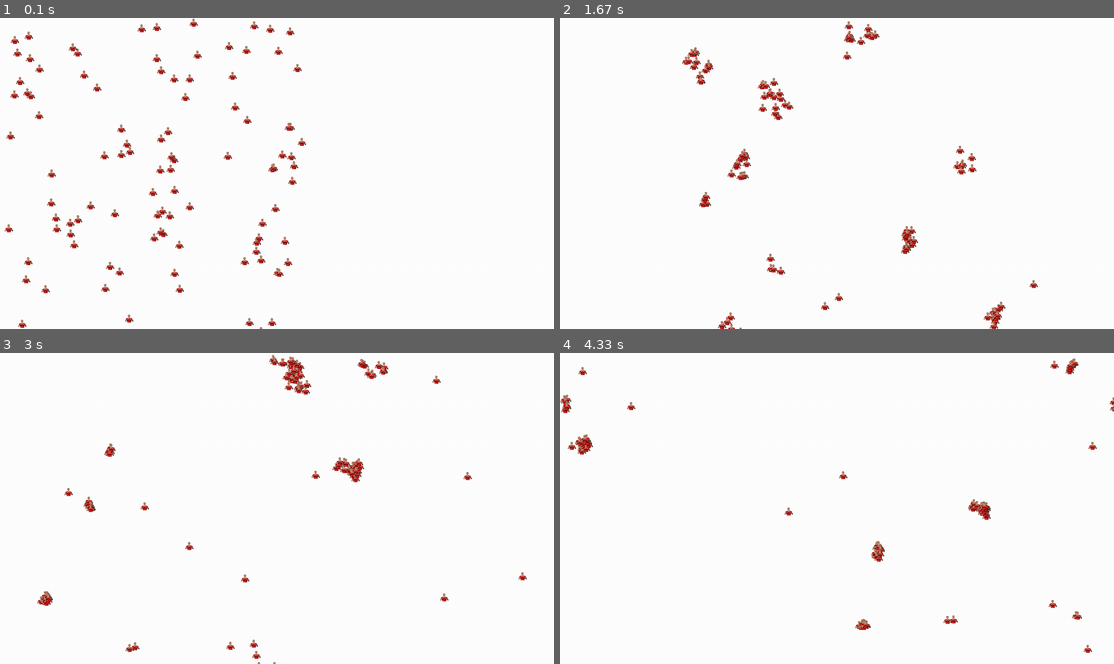
Above: before the commit, frames 1-4 (two rows, left to right).
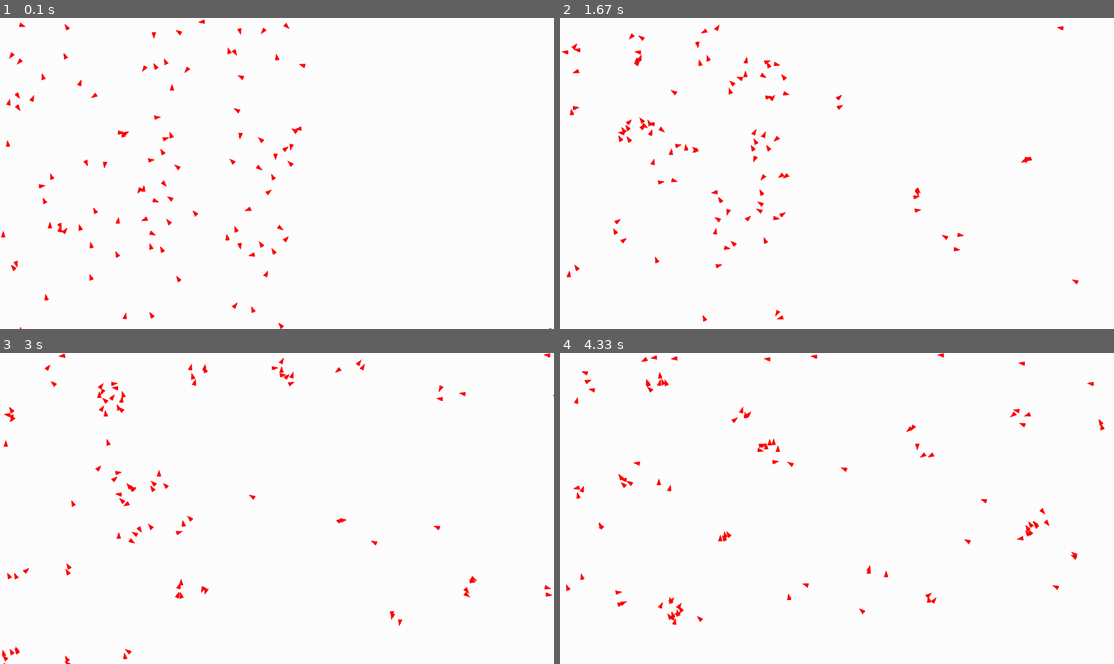
Above: after the commit, the same moments.

Repository: air4den/boids
Game: pygame game, started from main.py
Same seed, same stepped clock (60 frames per second), same inputs: the game is played once before the commit and once after it.
Inputs:
- Up to frame 1 (0.1 s): no input
- Up to frame 2 (1.67 s): no input
- Up to frame 3 (3 s): no input
- Up to frame 4 (4.33 s): no input

The runs differ from the first frame. In frame 1, 3.4% of the frame differs, in the area x 0-100%, y 0-100%; in frame 2, 2.8%; in frame 3, 2.4%; in frame 4, 2.1%.

Commit message:
Fixed boid heading. Changed boid shape to triangle. Adjusted velocity for positive y as down direction.

Diff:
--- a/main.py
+++ b/main.py
@@ -4,32 +4,39 @@
 
 SCREEN_HEIGHT = 1280
 SCREEN_WIDTH = 720
+FRAMERATE = 24
+
 NUM_BOIDS = 100
-SPEED_INIT = 15
-SPEED_MAX = 15
+SPEED_INIT = 10
+SPEED_MAX = 12
 SPEED_MIN = 3
 
-FACTOR_MATCHING_NEARBY_VEL = 0.1
-FACTOR_CENTERING = 0.1
-FACTOR_AVOID = 0.01
-MIN_AVOID_DISTANCE = 15
-SIGHT_RANGE = 70
+FACTOR_MATCHING_NEARBY_VEL = 0.05
+FACTOR_CENTERING = 0.05
+FACTOR_AVOID = 0.15
+MIN_AVOID_DISTANCE = 10
+SIGHT_RANGE = 60
 
 pygame.init()
 screen = pygame.display.set_mode((SCREEN_HEIGHT, SCREEN_WIDTH))
-clock = pygame.time.Clock();
+clock = pygame.time.Clock()
 running = True
 
-# initial list of boids
+# initi list of boids
 # TODO switch back to sprite group
 boids = []
+
+# initialize boid sprite PyGame Surface
+init_triangle = pygame.Surface([15,10])
+init_triangle.set_colorkey('black')
+pygame.draw.polygon(init_triangle, 'red', [[0,0], [15,5], [0,10]])     # initially points in direction (1,0)
 
 # TODO: obstacles
 
 def init_boids():
     for i in range(NUM_BOIDS):
         pos = pygame.Vector2(random.randint(0, SCREEN_WIDTH), random.randint(0, SCREEN_HEIGHT))
-        vel = pygame.Vector2(random.randint(0, SPEED_MAX), random.randint(0, SPEED_MAX))
+        vel = pygame.Vector2(random.randint(-SPEED_MAX, SPEED_MAX), random.randint(-SPEED_MAX, SPEED_MAX))
         b = Boid(pos, vel)
         boids.append(b)
     return
@@ -43,12 +50,18 @@
 
     for b in boids:
         v1 = flyToCenter(b)
-        v2 = noCrashing(b)
+        v2 = avoidOtherBoids(b)
         v2 = matchNearbyVel(b)
 
-        b.vel += v1 + v2 + v3
+        v1adj = pygame.Vector2(v1.x, -v1.y)
+        v2adj = pygame.Vector2(v2.x, -v2.y)
+        v3adj = pygame.Vector2(v3.x, -v3.y)
+
+        b.vel += v1adj + v2adj + v3adj
         limitVel(b)
-        b.pos += b.vel
+        b.update_boid_heading()
+        b.pos.x += b.vel.x
+        b.pos.y -= b.vel.y
 
         # Pacman border
         if b.pos.x > 1280:
@@ -60,9 +73,11 @@
         if b.pos.y > 720:
             b.pos.y -= 720
 
-        print(f'x,y: {b.pos.x},{b.pos.y}')
-        print(f'angle: {b.angle}')
-        b.update()
+        print(f'x: {b.pos.x} | y: {b.pos.y}')
+        print(f'vel x: {b.vel.x} | vel y: {b.vel.y}')
+
+        print(f'angle {b.heading}')
+
 
 # Rules
 def flyToCenter(b):
@@ -83,7 +98,7 @@
 
     return (center - b.pos) * FACTOR_CENTERING
 
-def noCrashing(b):
+def avoidOtherBoids(b):
 
     # Direction vector
     c = pygame.Vector2((0,0))
@@ -93,11 +108,14 @@
         if (bd != b):
             dist = pygame.Vector2(b.pos - bd.pos)
             if (abs(dist.length()) < MIN_AVOID_DISTANCE):
-                c += (b.pos - bd.pos)
+                c += -(b.pos - bd.pos)
 
     return c * FACTOR_AVOID
 
 def matchNearbyVel(b):
+    if (NUM_BOIDS <= 1):
+        return pygame.Vector2(0,0)
+
     # Percieved Velocity Vector
     vPV = pygame.Vector2()
 
@@ -120,27 +138,23 @@
 
 
 class Boid(pygame.sprite.Sprite):
+    # TODO Fix negaive/positive y coordiates when calculating velocity
     def __init__(self, pos, vel):
         pygame.sprite.Sprite.__init__(self)
 
         self.pos = pos
         self.vel = vel
-        # TODO heading <== angle
-        self.angle = -math.degrees(math.atan2(vel.y, vel.x)) - 45     # calculates angle from vel & conv to degrees
 
-        image = pygame.image.load("darwizzy.png")
-        self.image = pygame.transform.scale_by(image, 0.05)
-        #self.image = pygame.Surface([15,10], pygame.SRCALPHA).convert()
-        #self.image.fill('red')
-        self.rect = self.image.get_rect(center = (pos.x, pos.y))
+        # Set Sprite image as Triangle
+        # Heading - point boid in direction of vel vector
+        self.heading = math.degrees(math.atan2(vel.y, vel.x))               # calculates angle from vel & conv to degrees
+        self.image = pygame.transform.rotate(init_triangle.convert_alpha(), self.heading)
+        self.rect = self.image.get_rect(center = (pos.x, pos.y))            # sets boid's center
 
-    # TODO fix angle rotation
-    def update(self):
-        self.angle = -math.degrees(math.atan2(self.vel.y, self.vel.x)) - 90
-        dangle =  (-math.degrees(math.atan2(self.vel.y, self.vel.x)) - 90) - self.angle
-        self.image = pygame.transform.rotate(self.image, dangle)
-
-        self.rect.center = (self.pos.x, self.pos.y)
+    def update_boid_heading(self):
+        self.heading = math.degrees(math.atan2(self.vel.y, self.vel.x))
+        self.image = pygame.transform.rotate(init_triangle.convert_alpha(), self.heading)
+        self.rect = self.image.get_rect(center = (self.pos.x, self.pos.y))
 
         print('updated!')
 
@@ -167,6 +181,6 @@
     pygame.display.flip()
 
     # Set FPS
-    dt = clock.tick(30)
+    dt = clock.tick(FRAMERATE)
 
 pygame.quit()
--- /dev/null
+++ b/pygame-tester.py
@@ -0,0 +1,68 @@
+import pygame
+import math
+pygame.init()
+screen = pygame.display.set_mode((1280, 720))
+clock = pygame.time.Clock()
+
+buzz = pygame.image.load("buzz.jpg")
+
+class Boid(pygame.sprite.Sprite):
+    def __init__(self, pos, vel):
+            pygame.sprite.Sprite.__init__(self)
+
+            self.pos = pos
+            self.vel = vel
+
+            # Set Sprite image
+
+            self.image = pygame.Surface([150,100])
+
+            pygame.draw.polygon(self.image, 'red', [[0, 0], [150,50], [0,100]])
+            self.rect = self.image.get_rect(center = (pos.x, pos.y))
+
+            self.image = self.image.convert_alpha()
+
+            self.heading = math.degrees(math.atan2(vel.y, vel.x))     # calculates angle from vel & conv to degrees
+
+            self.image = pygame.transform.rotate(self.image, -150.64224519209148)
+            self.rect = self.image.get_rect(center = (pos.x, pos.y))
+
+
+
+
+
+
+            # TODO heading <== angle
+
+
+myPos = pygame.Vector2(1280/2, 720/2)
+myVel = pygame.Vector2(1,1)
+myBoid = Boid(myPos, myVel)
+print(f"Heading %d", myBoid.heading)
+print(f"x: %f, y: %f", myBoid.pos.x, myBoid.pos.y)
+print(f"imgcenter: %d", myBoid.rect.center)
+
+running = True
+while(running):
+
+    # Pygame Event Listener
+    for event in pygame.event.get():
+        if event.type == pygame.QUIT:
+            running = False
+
+    screen.fill("white")
+    pygame.draw.circle(screen, 'blue', (1280/2, 720/2), 15)
+
+    screen.blit(myBoid.image, myBoid.rect)
+    pygame.draw.circle(screen, 'green', (myBoid.rect.center), 5)
+
+
+
+
+
+    pygame.display.flip()
+
+    # Set FPS
+    dt = clock.tick(30)
+
+pygame.quit()
Binary file removed: darwizzy.png
